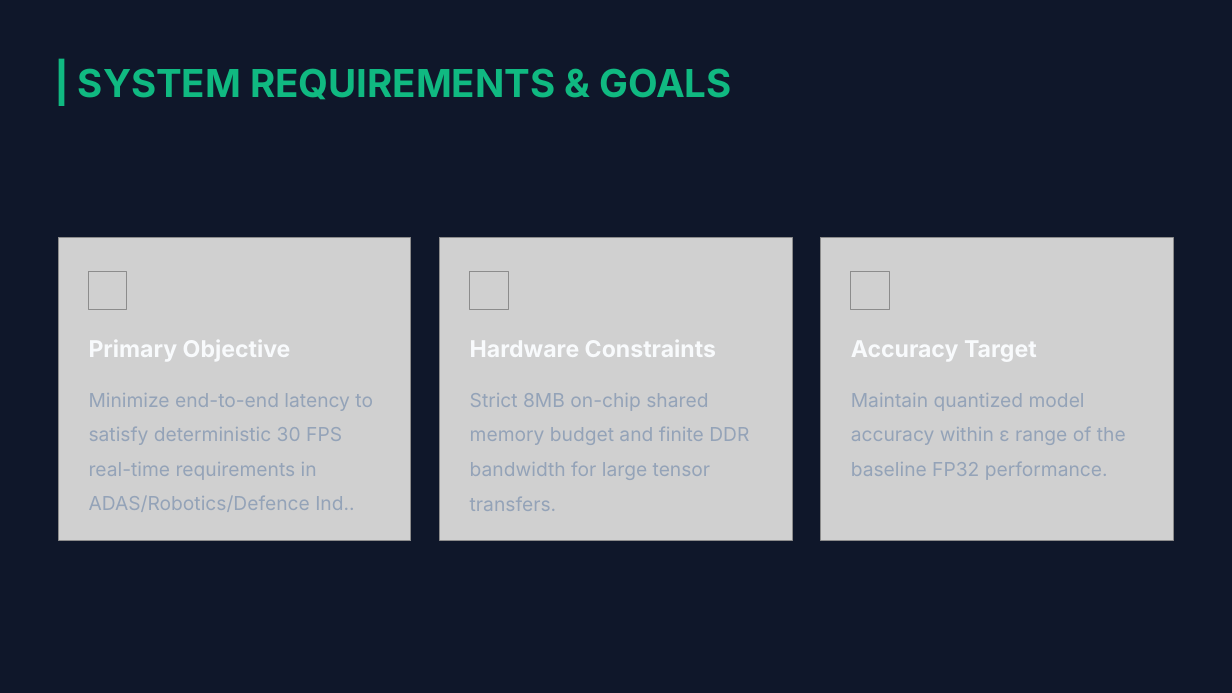
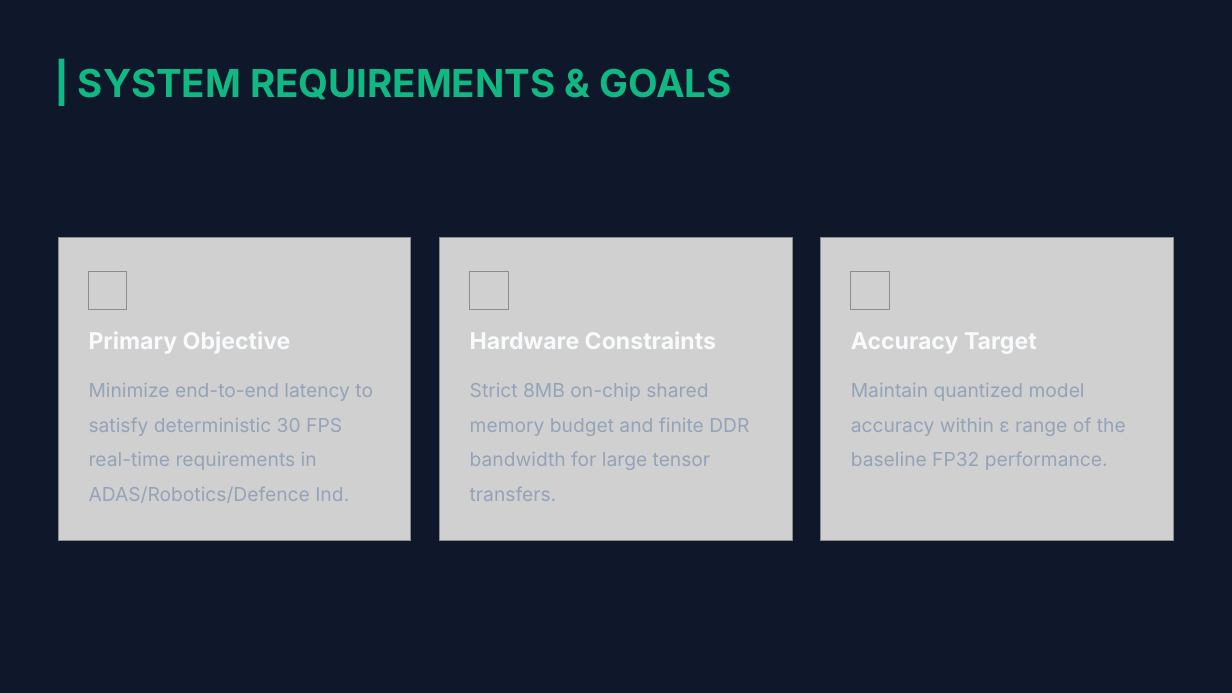
Before and after one commit to doganem/cmp720-embedded-system-development, a slide deck: slide 7 of midterm-presentation/Optimization of Edge AI on TDA4VM.pptx (slide 6 before the commit). Drawn at 1232x693 pixels with LibreOffice and Linux fonts; fonts in the diff are those of the drawing; grey boxes stand for pictures; background and template pictures are left out. Boxes give left, top, right and bottom in pixels: in the first picture for what was removed or moved away, otherwise in the second. Text is boxed around its words. In the diff, an @@ line names an element or a change of style, - is before the commit and + after.

```diff
--- a/midterm-presentation/Optimization of Edge AI on TDA4VM.pptx
+++ b/midterm-presentation/Optimization of Edge AI on TDA4VM.pptx
@@ text at bbox=[89, 383, 373, 503]: text changed @@
-Minimize end-to-end latency to satisfy deterministic 30 FPS real-time requirements in ADAS/Robotics/Defence Ind..
+Minimize end-to-end latency to satisfy deterministic 30 FPS real-time requirements in ADAS/Robotics/Defence Ind.
@@ 5 texts: place and size @@
-5 texts at bbox=[89, 340, 1126, 480]
+5 texts at bbox=[89, 332, 1126, 470]
```
Also in this commit, not shown: 4 other slides changed, 3 slides added, 2 slides removed, 1 other file.
